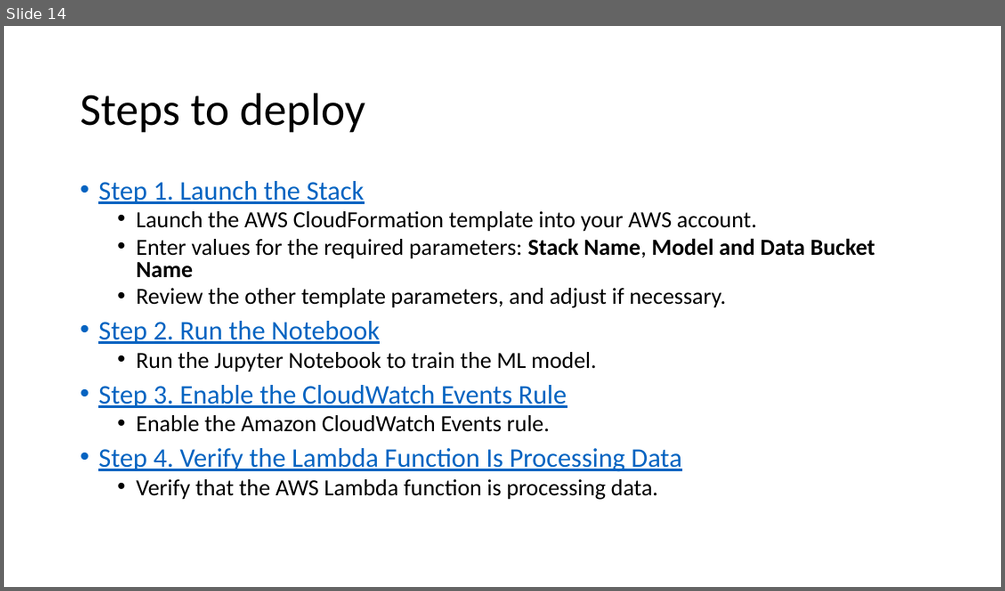
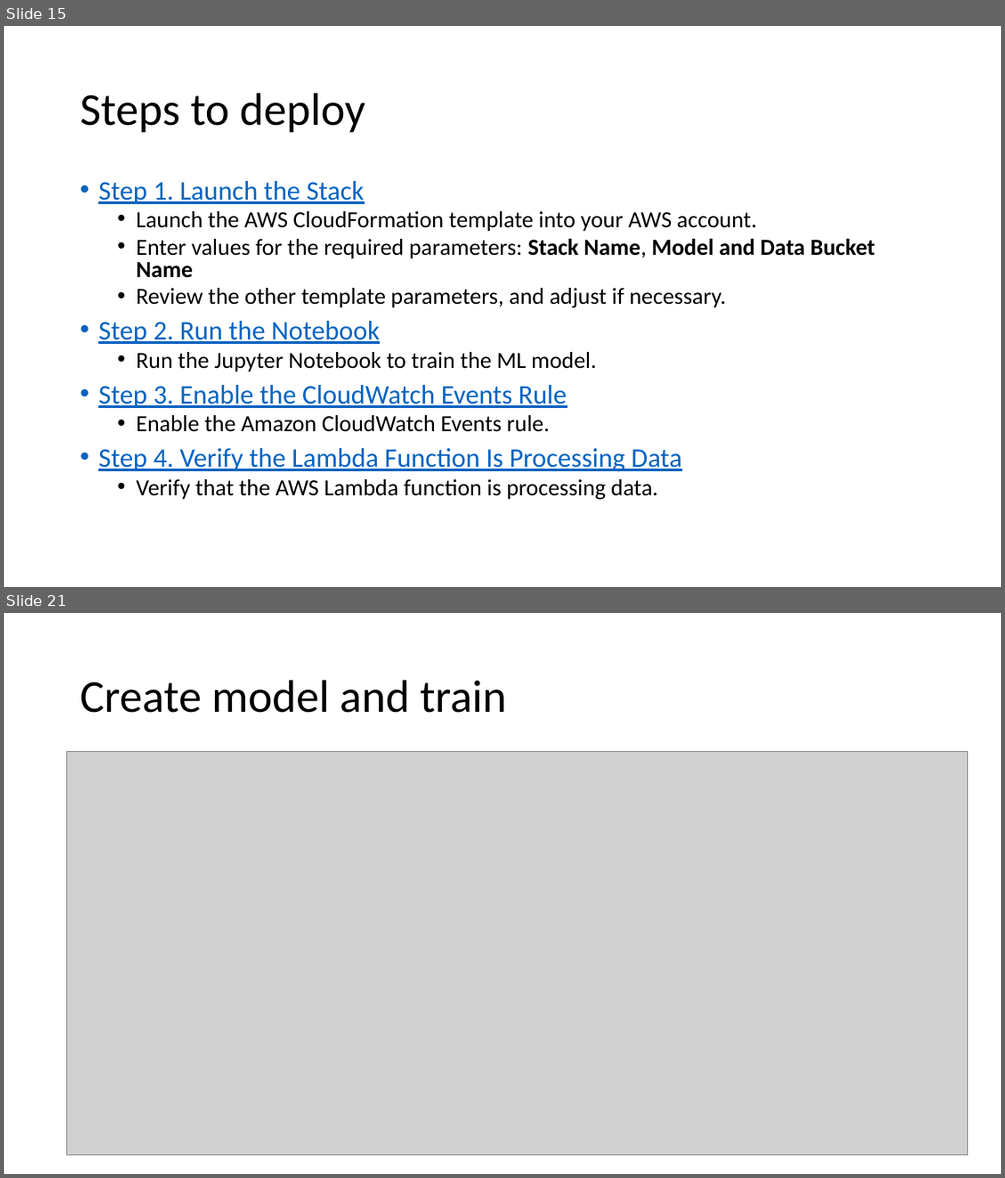
Before and after one commit to xuan0802/iot_slide, a slide deck: IoT analytics.pptx. Shown one above the other, each under a label of ours: slide 14 before the commit, slides 15 and 21 after it; the slides between them are not shown. The pictures are 1005x591 and 1005x1178 pixels, drawn with LibreOffice and Linux fonts; fonts in the diff are those of the drawing; grey boxes stand for pictures. Boxes give left, top, right and bottom in pixels: in the first picture for what was removed or moved away, otherwise in the second. Text is boxed around its words. In the diff, an @@ line names an element or a change of style, - is before the commit and + after.

```diff
--- a/IoT analytics.pptx
+++ b/IoT analytics.pptx
@@ slide 21 added at (4,613,1001,1174), background #FFFFFF @@
@@ title added at (80,680,506,713), 44 pt, text #000000 @@
+Create model and train
@@ picture added at (67,751,968,1155) @@
@@ what was slide 14 is now slide 15 @@
```
Also in this commit, not shown: 1 slide changed, 9 other slides added, 1 other file.
